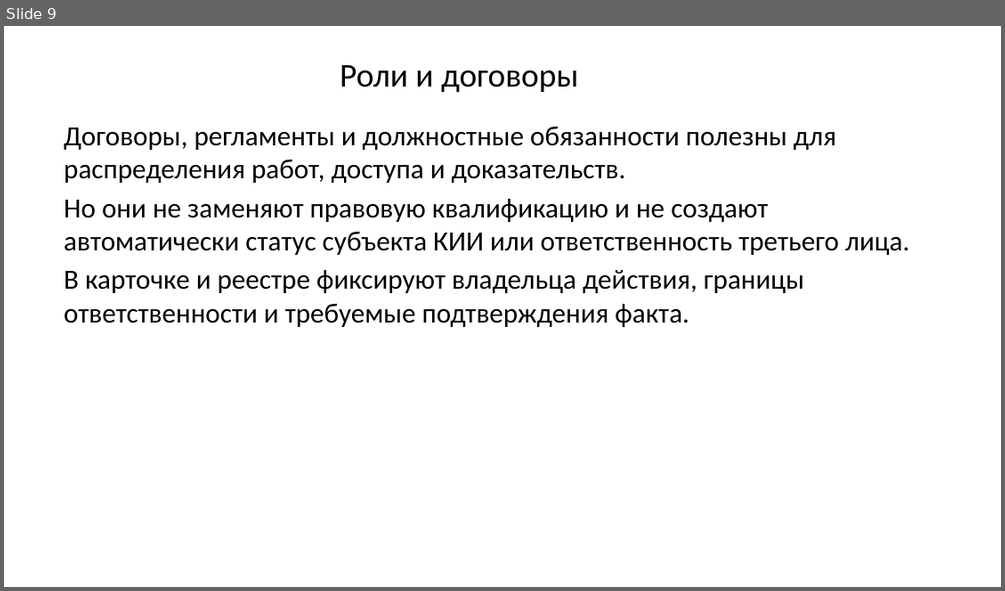
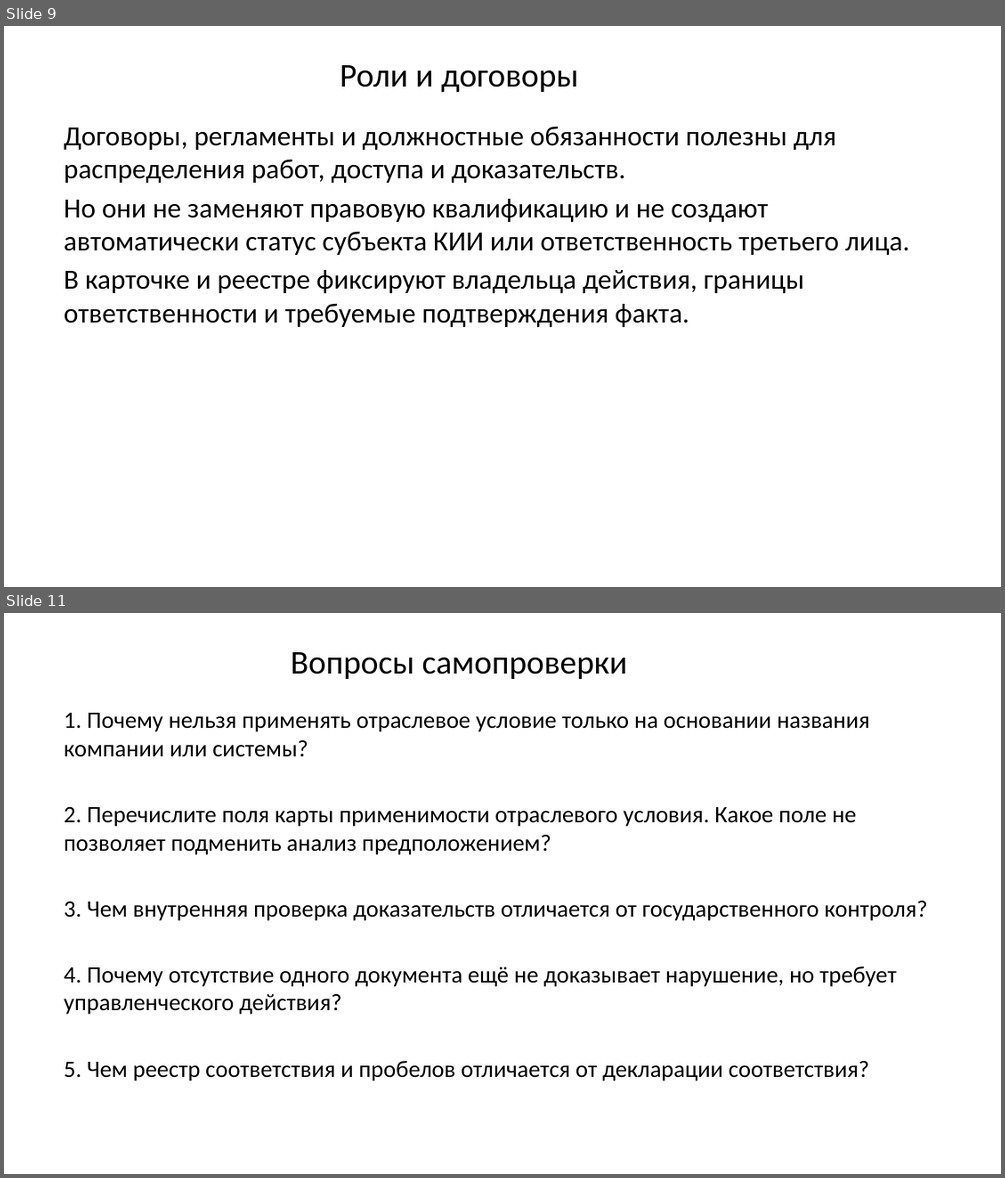
Before and after one commit to arasskazov/IFTIS-KII-2026, a slide deck: Lec_4/Lec_4_Модуль 4_1_Слайд-конспект.pptx. Shown one above the other, each under a label of ours: slide 9 before the commit, slides 9 and 11 after it; the slides between them are not shown. The pictures are 1005x591 and 1005x1178 pixels, drawn with LibreOffice and Linux fonts; fonts in the diff are those of the drawing; background and template pictures are left out. Boxes give left, top, right and bottom in pixels: in the first picture for what was removed or moved away, otherwise in the second. Text is boxed around its words. In the diff, an @@ line names an element or a change of style, - is before the commit and + after.

```diff
--- a/Lec_4/Lec_4_Модуль 4_1_Слайд-конспект.pptx
+++ b/Lec_4/Lec_4_Модуль 4_1_Слайд-конспект.pptx
@@ slide 11 added at (x1=4, y1=613, x2=1001, y2=1174), background #FFFFFF @@
@@ title added at (x1=291, y1=652, x2=628, y2=679), 24 pt, text #000000 @@
+Вопросы самопроверки
@@ text added at (x1=64, y1=713, x2=928, y2=1081), 17 pt, text #000000 @@
+1. Почему нельзя применять отраслевое условие только на основании названия компании или системы?
+2. Перечислите поля карты применимости отраслевого условия. Какое поле не позволяет подменить анализ предположением?
+3. Чем внутренняя проверка доказательств отличается от государственного контроля?
+4. Почему отсутствие одного документа ещё не доказывает нарушение, но требует управленческого действия?
+5. Чем реестр соответствия и пробелов отличается от декларации соответствия?
```
Also in this commit, not shown: 9 slides changed, 2 slides removed.
